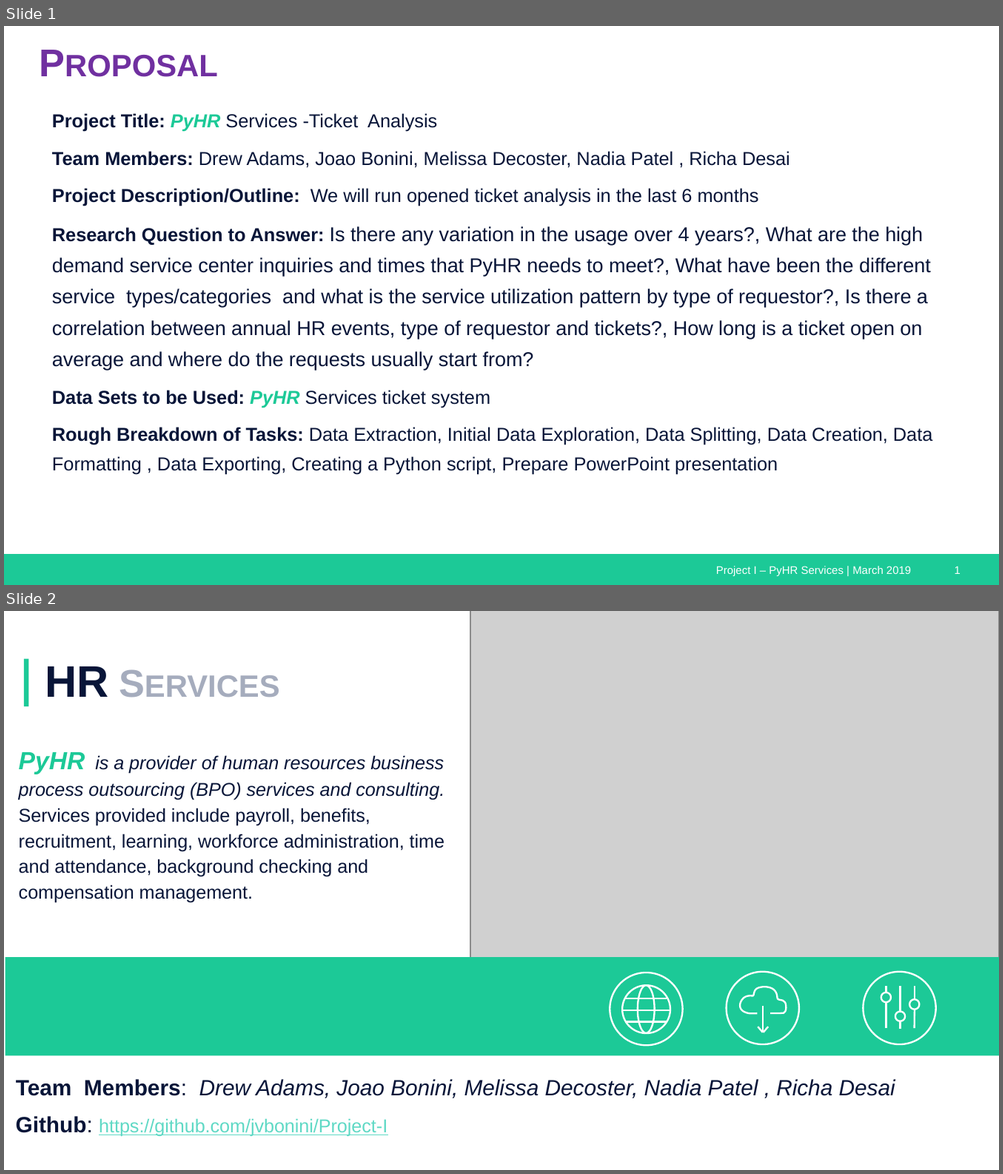
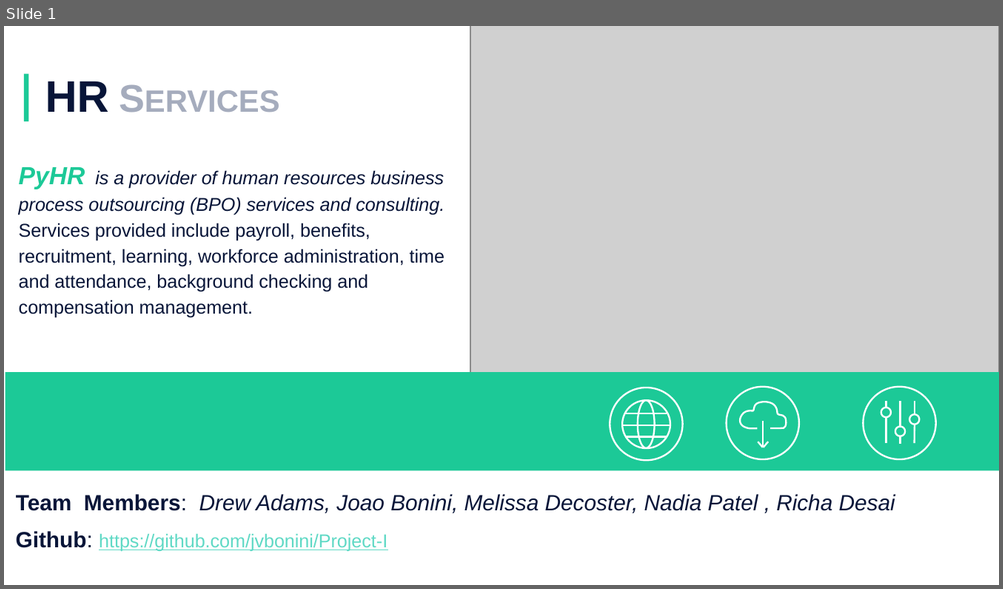
Before and after one commit to jvbonini/Project-I, a slide deck: Presentation/HRServices_Presentation_Master.pptx. Shown one above the other, each under a label of ours: slides 1 and 2 before the commit, slide 1 after it. The pictures are 1003x1174 and 1003x589 pixels, drawn with LibreOffice and Linux fonts; fonts in the diff are those of the drawing; grey boxes stand for pictures. Boxes give left, top, right and bottom in pixels: in the first picture for what was removed or moved away, otherwise in the second. Text is boxed around its words. In the diff, an @@ line names an element or a change of style, - is before the commit and + after.

```diff
--- a/Presentation/HRServices_Presentation_Master.pptx
+++ b/Presentation/HRServices_Presentation_Master.pptx
@@ slide 1 removed at [4,26,999,585], background #FFFFFF @@
@@ title removed at [39,38,418,90] @@
-Proposal
@@ text removed at [52,113,932,475] @@
-  Project Title: PyHR Services -Ticket Analysis
-  Team Members: Drew Adams, Joao Bonini, Melissa Decoster, Nadia Patel , Richa Desai
-  Project Description/Outline: We will run opened ticket analysis in the last 6 months
-  Research Question to Answer: Is there any variation in the usage over 4 years?, What are the high demand service center inquiries and times that PyHR needs to meet?, What have been the different service types/categories and what is the service utilization pattern by type of requestor?, Is there a correlation between annual HR events, type of requestor and tickets?, How long is a ticket open on average and where do the requests usually start from?
-  Data Sets to be Used: PyHR Services ticket system
-  Rough Breakdown of Tasks: Data Extraction, Initial Data Exploration, Data Splitting, Data Creation, Data Formatting , Data Exporting, Creating a Python script, Prepare PowerPoint presentation
@@ rectangle removed at [4,554,999,585] @@
@@ text removed at [716,566,910,577] @@
-Project I – PyHR Services | March 2019
@@ page number removed at [954,566,960,574] @@
-1
@@ what was slide 2 is now slide 1 @@
```
Also in this commit, not shown: 3 slides changed, 9 slides added, 2 other slides removed, 12 other files.
